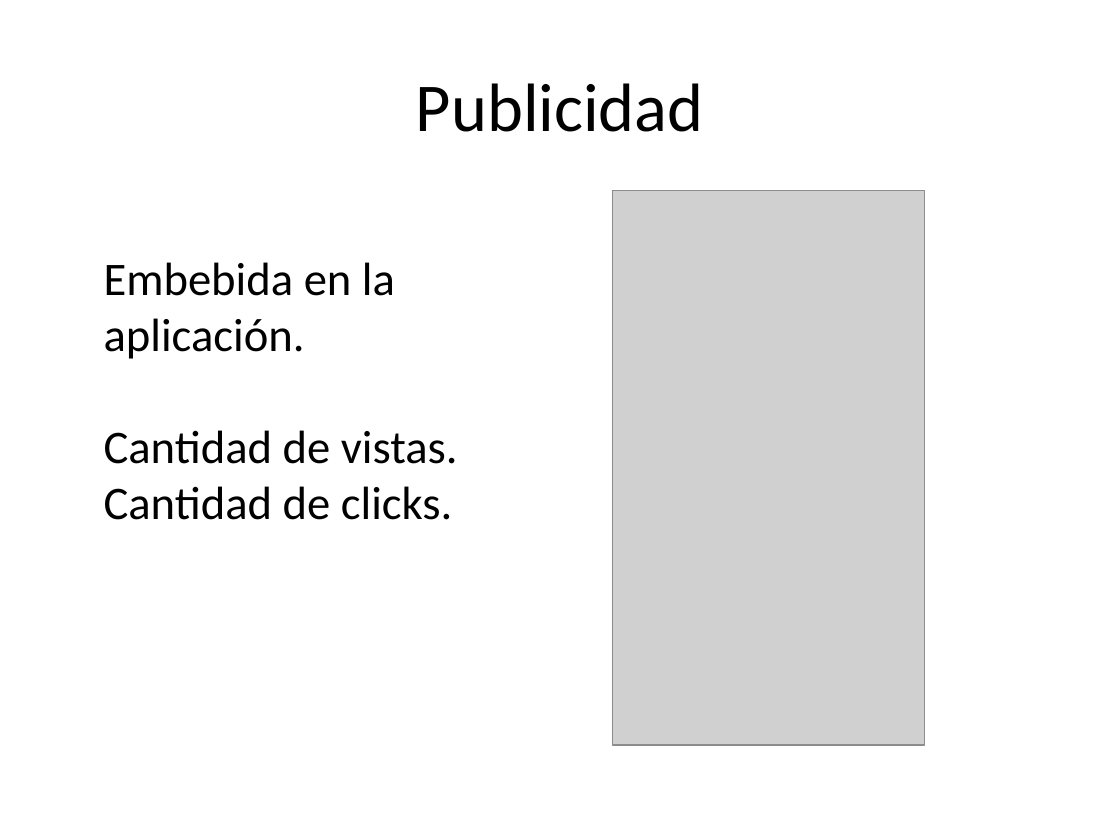
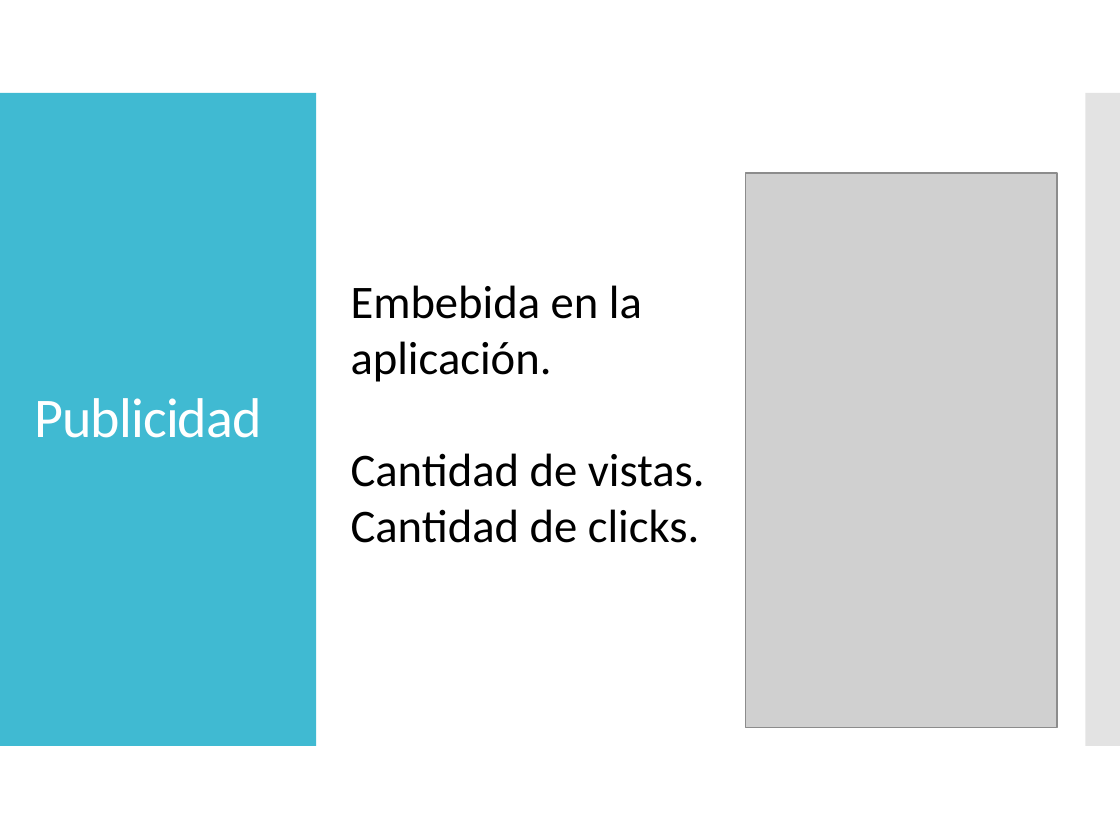
Before and after one commit to dschenkelman/taller-proyectos, a slide deck: slide 8 of Assets/Presentación negocio.pptx. Drawn at 1120x840 pixels with LibreOffice and Linux fonts; fonts in the diff are those of the drawing; grey boxes stand for pictures. Boxes give left, top, right and bottom in pixels: in the first picture for what was removed or moved away, otherwise in the second. Text is boxed around its words. In the diff, an @@ line names an element or a change of style, - is before the commit and + after.

```diff
--- a/Assets/Presentación negocio.pptx
+++ b/Assets/Presentación negocio.pptx
@@ rectangle added at [0,93,316,746], fill #40BAD2 @@
@@ rectangle added at [1085,93,1120,746], fill #C8C8C8 at 50% opacity @@
@@ title "Publicidad": place and size @@
-title "Publicidad" at [416,83,704,132]
+title "Publicidad" at [34,398,261,438]
@@ title "Publicidad" at [34,398,261,438]: size 44 to 36 pt, text colour #000000 to #FFFFFF, letter spacing 0 to -0.6 pt; alignment centre to left; line spacing 1 to 0.9 @@
@@ picture: place and size @@
-picture at [613,190,924,745]
+picture at [745,174,1056,728]
@@ text "Embebida en la aplicación.": place and size @@
-text "Embebida en la aplicación." at [104,262,458,520]
+text "Embebida en la aplicación." at [351,285,705,543]
```
Also in this commit, not shown: 11 other slides changed.
